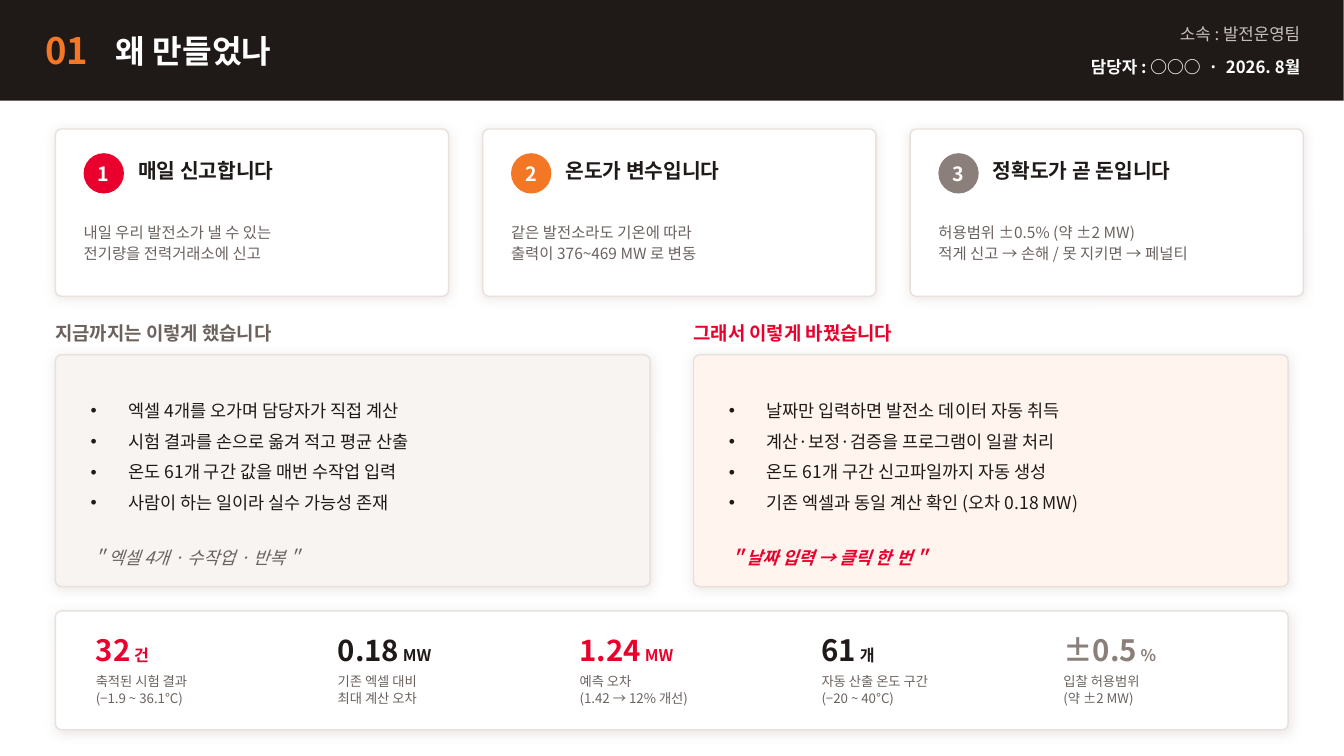
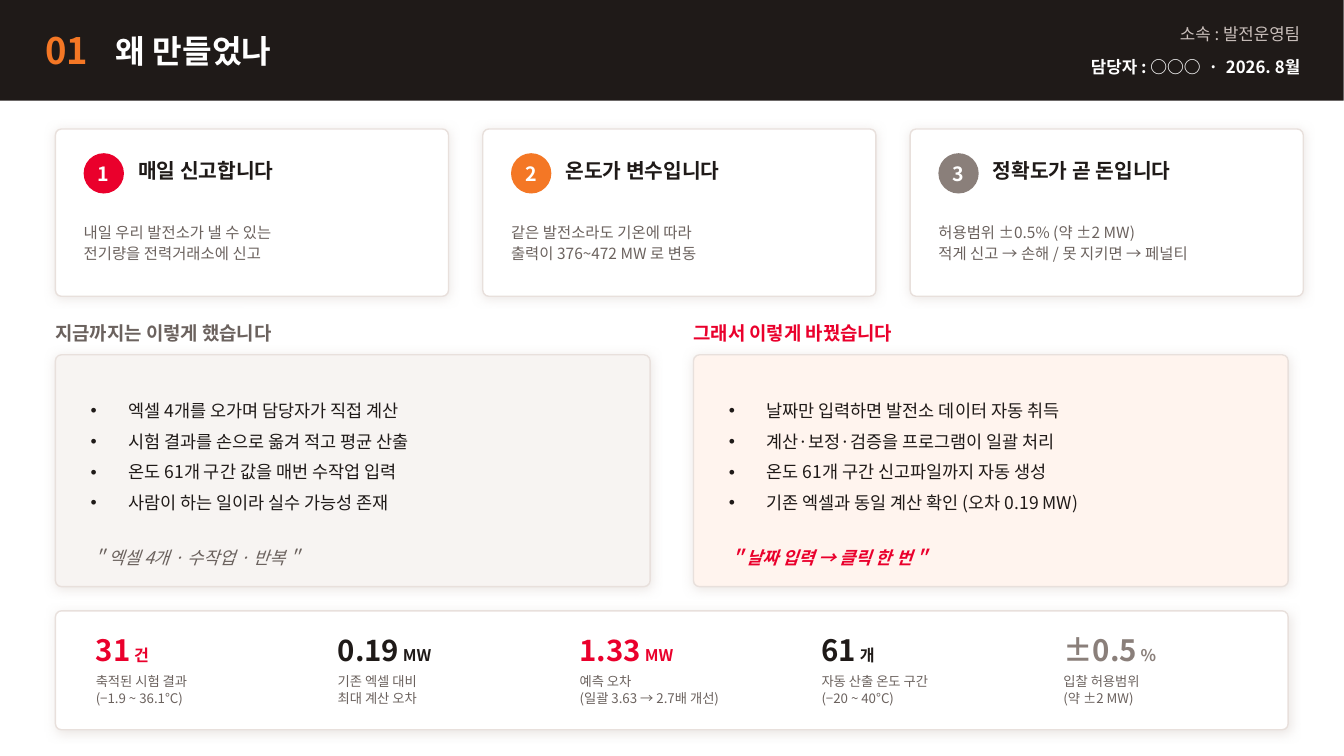
Before and after one commit to jooh-ai/Narae-AI, a slide deck: slide 1 of docs/ppt/PPT1_공급가능용량_프로젝트보고.pptx. Drawn at 1344x756 pixels with LibreOffice and Linux fonts; fonts in the diff are those of the drawing. Boxes give left, top, right and bottom in pixels: in the first picture for what was removed or moved away, otherwise in the second. Text is boxed around its words. In the diff, an @@ line names an element or a change of style, - is before the commit and + after.

```diff
--- a/docs/ppt/PPT1_공급가능용량_프로젝트보고.pptx
+++ b/docs/ppt/PPT1_공급가능용량_프로젝트보고.pptx
@@ text at box(511, 246, 696, 260): text changed @@
-출력이 376~469 MW 로 변동
+출력이 376~472 MW 로 변동
@@ text at box(767, 494, 1078, 513): text changed @@
-• 기존 엑셀과 동일 계산 확인 (오차 0.18 MW)
+• 기존 엑셀과 동일 계산 확인 (오차 0.19 MW)
@@ text at box(96, 639, 149, 663): text changed @@
-32 건
+31 건
@@ text at box(338, 639, 431, 662): text changed @@
-0.18 MW
+0.19 MW
@@ text at box(580, 639, 673, 662): text changed @@
-1.24 MW
+1.33 MW
@@ text at box(580, 692, 719, 706): text changed @@
-(1.42 → 12% 개선)
+(일괄 3.63 → 2.7배 개선)
```
Also in this commit, not shown: 2 other slides changed, 1 slide added, 2 other files.
